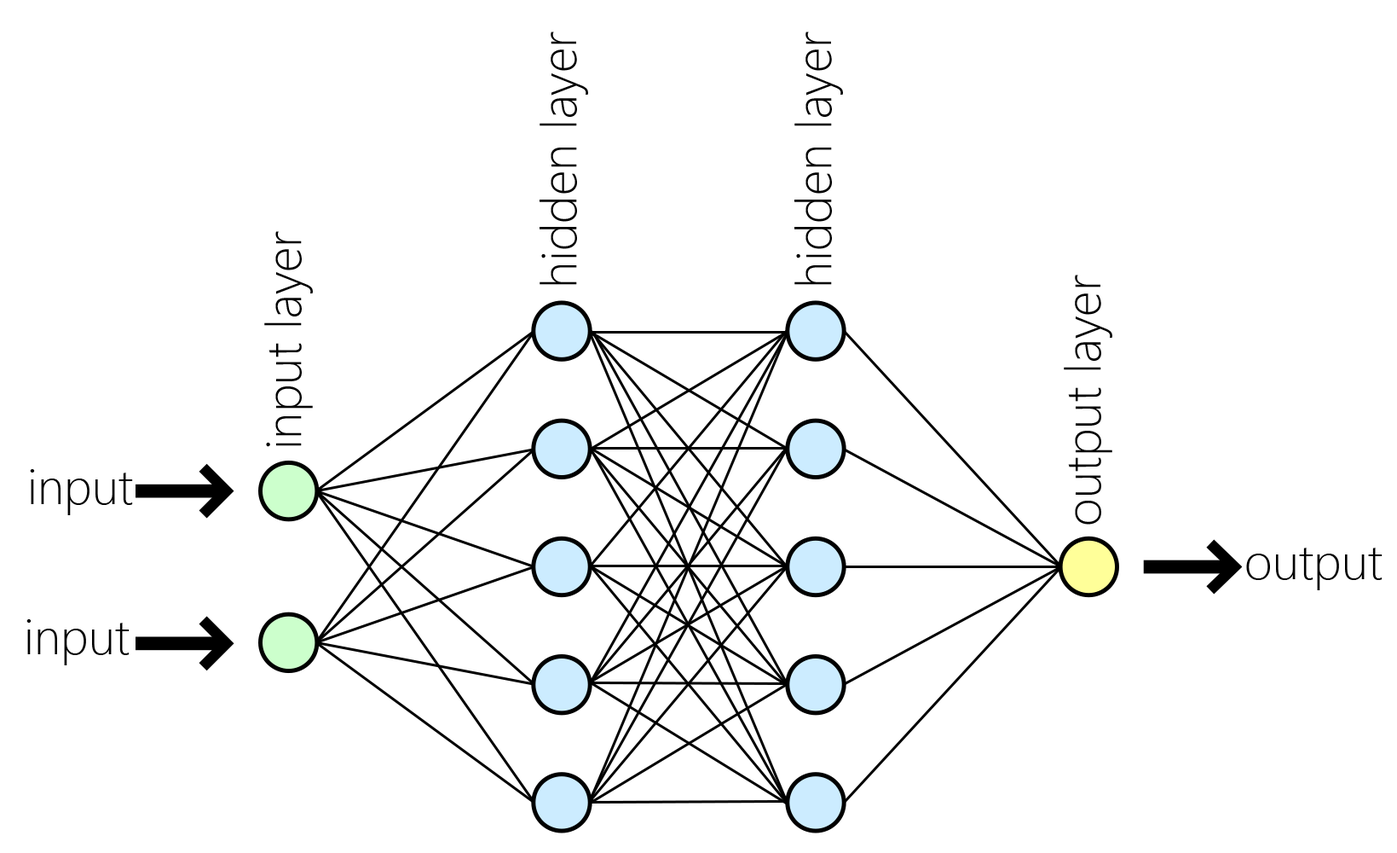
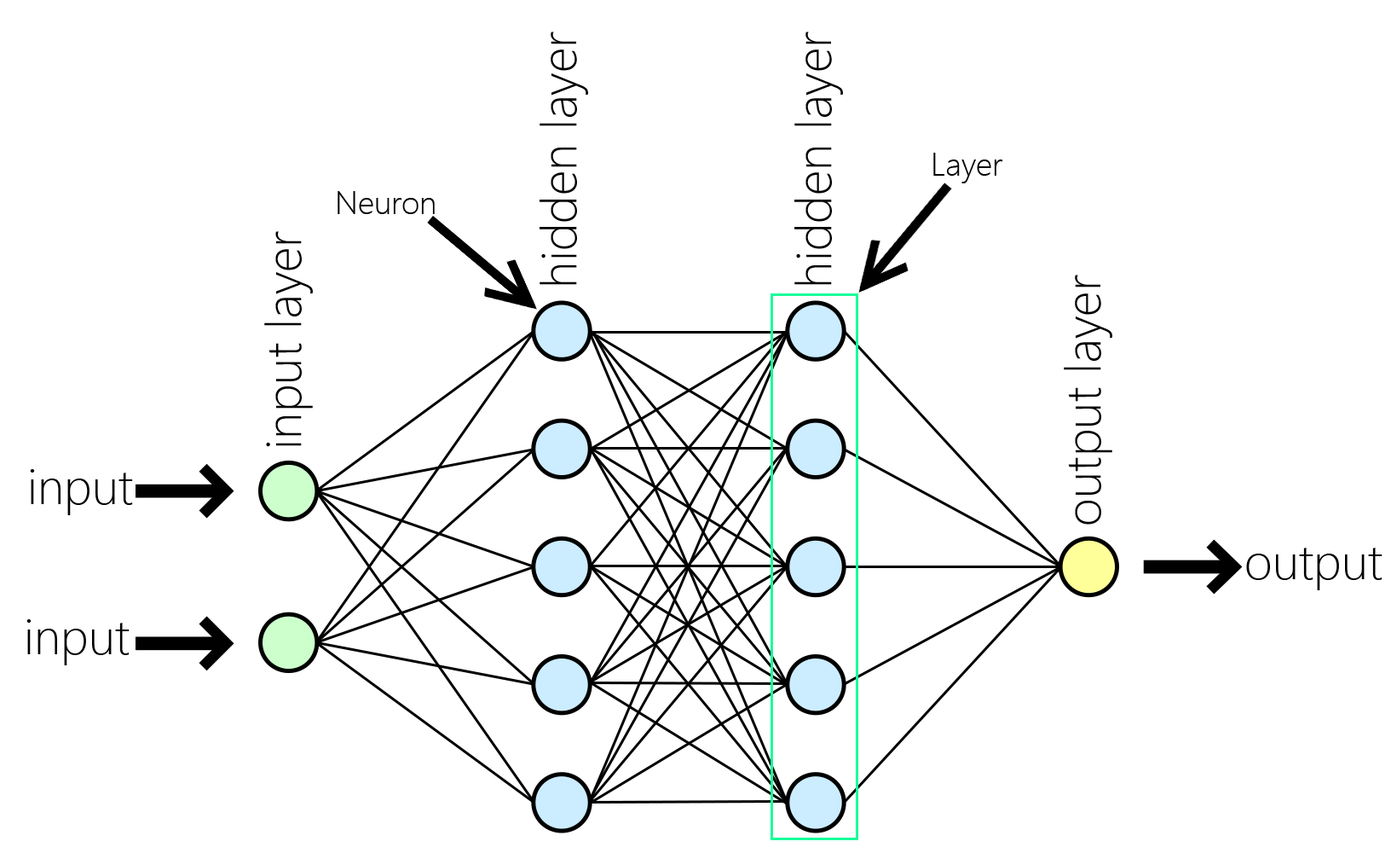
Comparing the layer stacks of the two w=1397, h=853 images. Changes:
added layer "Rechteck 1" above "Ebene 2" over [770, 293, 859, 840]
added layer "Ebene 2" above "Ebene 1" over [858, 182, 953, 294]
added layer "Ebene 1" above "Layer" over [427, 215, 538, 310]
added layer "Layer" above "Neuron" over [933, 152, 1004, 184]
added layer "Neuron" above "output" over [337, 190, 435, 214]
